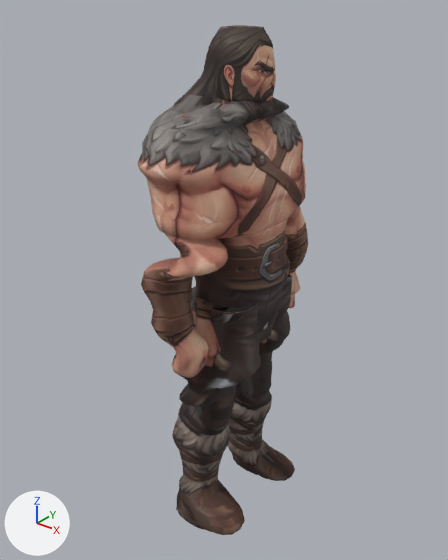
The glTF model assets/models/npcs/npc_gorvek.glb, before and after one commit.
Both versions are drawn from a 50 mm camera at (1.245, -1.649, 2.029) aimed at (-0.077, 0.003, 1.004). The axes (+X, +Y, +Z) are drawn at lower left. The lights are the same throughout. The older version comes first. Vertices at exactly the same position are counted once.

Objects in the first picture: 'arm_L'.
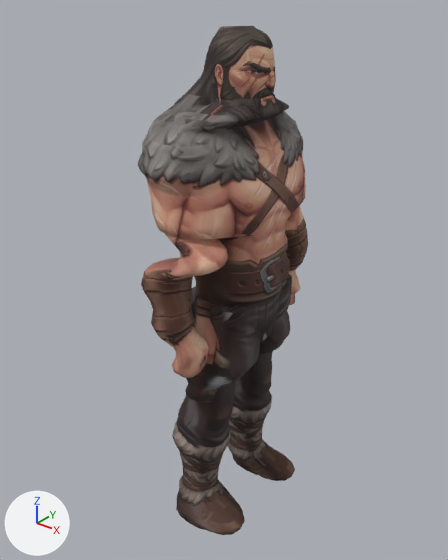
Boxes (x1, y1, x2, y2) around the edits, measured in the pictures (448 x 560 px; the box of a moved part takes in the faces that stretch with it):
'arm_L', reshaped
    before: (138, 25, 308, 535)
    after: (138, 26, 308, 535)
part 1 of me_arm_l, moved or reshaped
    before: (167, 25, 289, 121)
    after: (167, 26, 289, 121)
part 2 of me_arm_l, cut back
    before: (172, 345, 261, 406)
    after: (180, 358, 258, 402)
part 3 of me_arm_l, moved or reshaped
    before: (288, 294, 295, 308)
    after: (289, 294, 295, 305)
part 4 of me_arm_l, surface changed
    both: (138, 26, 306, 535)

Edits to the bpy script that builds the scene:
```text
Change me_arm_l:
    used by ob_arm_l; location = (0.0, 0.0, 0.0)
    remove me_arm_l.from_pydata(...)  # 3498 vertices, 6968 faces; spans x -0.27..0.17, y -0.41..0.4, z 0.01..1.9
    add me_arm_l.from_pydata(...)  # 3566 vertices, 7104 faces; spans x -0.27..0.16, y -0.41..0.4, z 0.01..1.9
    me_arm_l part 1: 147 vertices moved from x -0.21..0.12, y -0.16..0.16, z 1.66..1.9 to x -0.21..0.12, y -0.18..0.18, z 1.66..1.9; 72 vertices removed from x -0.21..0.11, y -0.06..0.09, z 1.66..1.9; 216 vertices added at x -0.22..0.12, y -0.1..0.1, z 1.66..1.9
    me_arm_l part 2: 33 vertices moved from x -0.15..0.17, y -0.33..-0.02, z 0.75..0.8 to x -0.11..0.14, y -0.33..-0.02, z 0.75..0.79; 84 vertices removed from x -0.1..0.14, y -0.34..0.0, z 0.62..0.82; 22 vertices added at x -0.09..0.05, y -0.34..-0.09, z 0.63..0.79
    me_arm_l part 3: 3 vertices moved from x -0.01..0.02, y 0.32..0.37, z 0.82 to x 0.0..0.03, y 0.32..0.36, z 0.8; 25 vertices removed from x -0.01..0.03, y 0.31..0.37, z 0.78..0.82; 11 vertices added at x 0.0..0.03, y 0.31..0.37, z 0.8
    me_arm_l part 4: 4105 kept faces spanning x -0.27..0.16, y -0.35..0.35, z 0.01..1.9 get new texture (UV) coordinates
```
